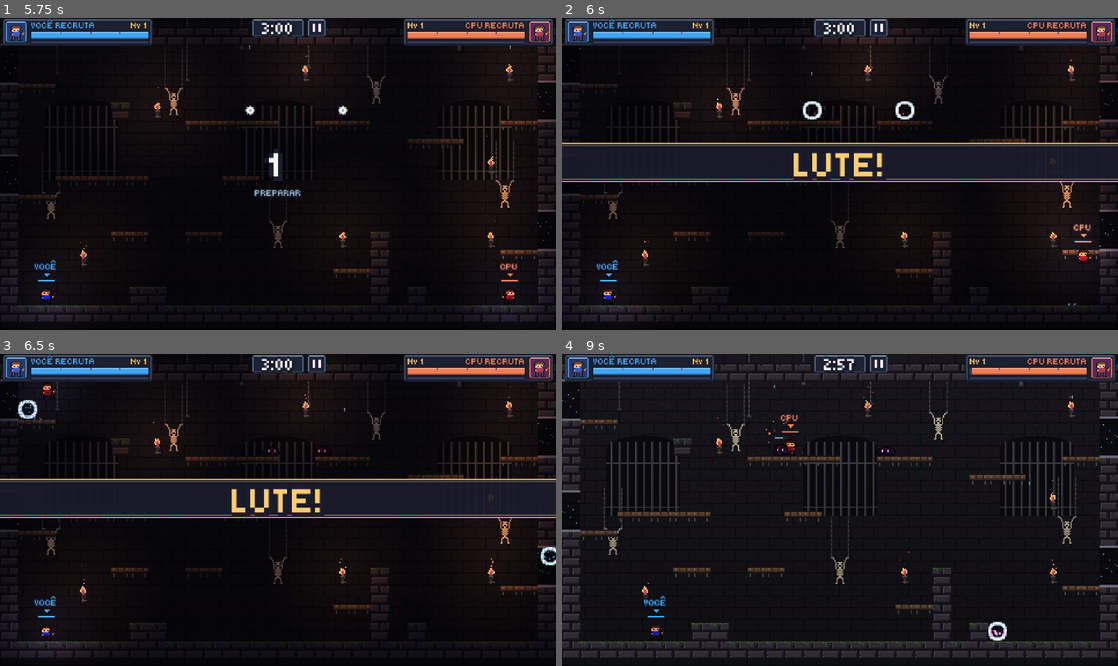
Above: before the commit, frames 1-4 (two rows, left to right).
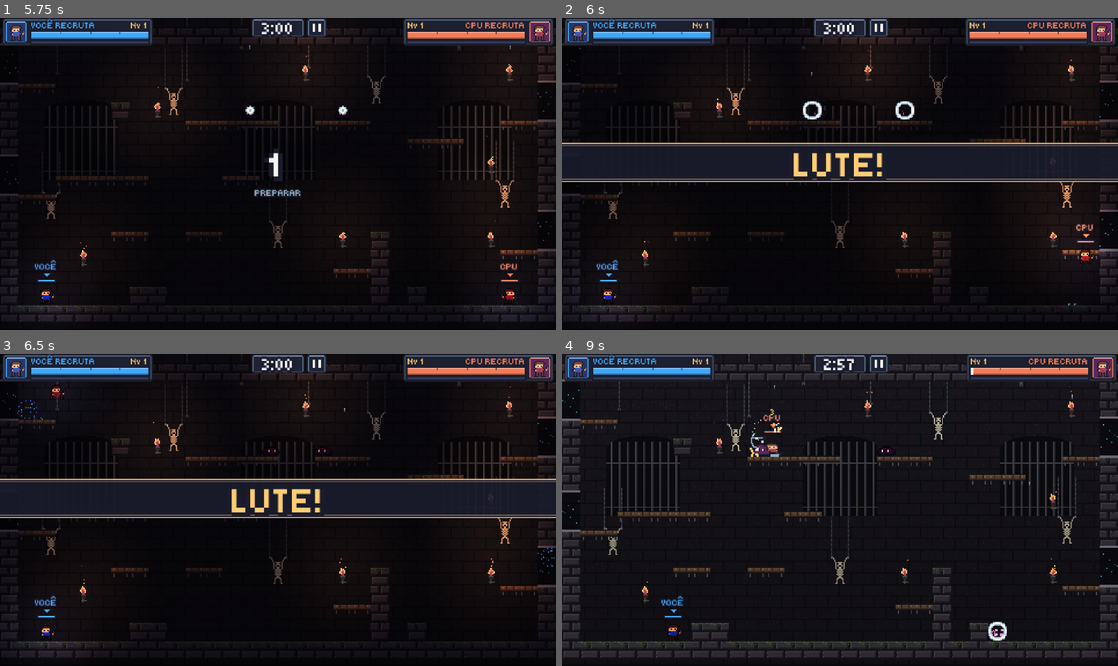
Above: after the commit, the same moments.

Repository: pabllogomez/arena-pixel
Game: Godot game, scene res://scenes/main.tscn
Same seed, same stepped clock (60 frames per second), same inputs: the game is played once before the commit and once after it.
Inputs (mouse positions are in pixels of both pictures, inside the frame that each line leads up to):
- Up to frame 1 (5.75 s): tap Enter at 0.5 s; drag from (278, 174) to (333, 105) at 0.52 s; drag from (166, 189) to (250, 236) at 1.27 s; move the mouse to (333, 105) at 2.02 s; hold A (p1_esquerda) 2.03-2.75 s; tap E (p1_opcao2) at 2.1 s; drag from (250, 236) to (111, 127) at 2.77 s; drag from (278, 174) to (305, 174) at 3.52 s; drag from (111, 127) to (194, 96) at 4.27 s; move the mouse to (305, 174) at 5.02 s; hold D (p1_direita) from 5.03 s (still down); tap Keypad 1 (p2_opcao1) at 5.1 s; click (305, 174) at 5.17 s
- Up to frame 2 (6 s): release D (p1_direita) at 5.75 s; drag from (756, 96) to (728, 189) at 5.77 s
- Up to frame 3 (6.5 s): no input
- Up to frame 4 (9 s): move the mouse to (962, 494) at 6.52 s; hold A (p1_esquerda) 6.53-7.25 s; tap F at 6.6 s; tap Up (p2_pular) at 6.77 s; drag from (728, 525) to (812, 572) at 7.27 s; move the mouse to (895, 441) at 8.02 s; hold D (p1_direita) 8.03-8.75 s; tap I at 8.1 s; drag from (812, 572) to (673, 463) at 8.77 s

Frame 1 is identical in both runs. In frame 2, 0.1% of the frame differs, in the area x 91-96%, y 65-79%; in frame 3, 0.3%; in frame 4, 1.2%, in the area x 14-100%, y 0-92%.

Commit message:
Dinâmica: +25% de movimento, Recruta mais curto, Bola única, PvP +35%
- Velocidade, aceleração e atrito de todas as classes +25% (pulo igual)
- Recruta ganha a classe com 8 XP (4 monstros)
- Cura ao subir de nível: 15% -> 5%
- Bola da troca: uma só, aos 2 min de partida, no topo central; some na Morte Súbita
- Dano PvP x1,35 em tudo (inclusive Recruta e Morte Súbita)
- Testes da dinâmica; teste de rede não depende mais dos valores de XP

Co-Authored-By: Claude Opus 5.5 <noreply@anthropic.com>
Claude-Session: https://claude.ai/code/session_01VZZvi9gFkKcQavBmVKnN35

Diff:
--- a/resources/classes/arqueiro.tres
+++ b/resources/classes/arqueiro.tres
@@ -11,12 +11,12 @@
 nome = "Arqueiro"
 descricao = "Rápido e certeiro. Atira flechas sem parar, mas cada uma fere pouco."
 vida_max = 160.0
-velocidade = 110.0
+velocidade = 138.0
 forca_pulo = 310.0
 tipo_ataque = 0
 dano = 7.5
 alcance = 125.0
 intervalo_ataque = 0.42
 velocidade_projetil = 200.0
-aceleracao = 1500.0
-atrito = 1600.0
+aceleracao = 1875.0
+atrito = 2000.0
--- a/resources/classes/mago.tres
+++ b/resources/classes/mago.tres
@@ -11,7 +11,7 @@
 nome = "Mago"
 descricao = "Frágil e lento. Seus orbes ferem muito mais quanto mais perto acertam."
 vida_max = 150.0
-velocidade = 72.0
+velocidade = 90.0
 forca_pulo = 290.0
 tipo_ataque = 2
 dano = 42.0
@@ -19,5 +19,5 @@
 intervalo_ataque = 1.6
 velocidade_projetil = 125.0
 dano_minimo_magia = 0.25
-aceleracao = 700.0
-atrito = 900.0
+aceleracao = 875.0
+atrito = 1125.0
--- a/resources/classes/orc.tres
+++ b/resources/classes/orc.tres
@@ -11,14 +11,14 @@
 nome = "Orc"
 descricao = "Lento, mas aguenta muito. De perto, cada machadada é devastadora."
 vida_max = 195.0
-velocidade = 52.0
+velocidade = 65.0
 forca_pulo = 300.0
 tipo_ataque = 1
 dano = 11.0
 alcance = 24.0
 intervalo_ataque = 1.1
-aceleracao = 350.0
-atrito = 600.0
+aceleracao = 438.0
+atrito = 750.0
 mult_gravidade = 1.15
 resistencia_empurrao = 0.7
 pouso_pesado = true
--- a/resources/classes/recruta.tres
+++ b/resources/classes/recruta.tres
@@ -11,7 +11,7 @@
 nome = "Recruta"
 descricao = "Todo guerreiro começa assim. Cace monstros para ganhar sua classe no nível 2."
 vida_max = 130.0
-velocidade = 85.0
+velocidade = 106.0
 forca_pulo = 295.0
 tipo_ataque = 1
 dano = 6.0
--- a/resources/classes/rei.tres
+++ b/resources/classes/rei.tres
@@ -11,7 +11,7 @@
 nome = "Rei"
 descricao = "Não luta com as próprias mãos: de tempos em tempos convoca lacaios que caçam sozinhos."
 vida_max = 235.0
-velocidade = 80.0
+velocidade = 100.0
 forca_pulo = 295.0
 tipo_ataque = 3
 dano = 5.0
@@ -20,5 +20,5 @@
 max_lacaios = 3
 vida_lacaio = 34.0
 velocidade_lacaio = 45.0
-aceleracao = 800.0
-atrito = 1000.0
+aceleracao = 1000.0
+atrito = 1250.0
--- a/scripts/classe_dados.gd
+++ b/scripts/classe_dados.gd
@@ -19,9 +19,9 @@
 
 @export_group("Peso")
 ## Quão rápido chega à velocidade máxima (menor = mais pesado).
-@export var aceleracao := 1000.0
+@export var aceleracao := 1250.0
 ## Quão rápido para ao soltar o direcional (menor = escorrega mais).
-@export var atrito := 1200.0
+@export var atrito := 1500.0
 ## Gravidade da classe (maior = cai mais rápido, pulo mais curto).
 @export var mult_gravidade := 1.0
 ## 0 = empurrado normalmente pelos golpes; 1 = não se mexe.
--- a/scripts/lutador.gd
+++ b/scripts/lutador.gd
@@ -10,8 +10,10 @@
 const QUEDA_MAX := 360.0
 const TEMPO_COYOTE := 0.1
 const TEMPO_BUFFER := 0.12
-## XP que o Recruta precisa para ganhar a classe (6 monstros iniciais, de 2 XP)
-const XP_PARA_CLASSE := 11
+## XP que o Recruta precisa para ganhar a classe (4 monstros iniciais, de 2 XP)
+const XP_PARA_CLASSE := 8
+## Fração da vida máxima recuperada ao subir de nível
+const CURA_NIVEL := 0.05
 ## Regeneração fora de combate: depois de REGEN_ESPERA s sem tomar dano,
 ## recupera REGEN_TAXA da vida máxima por segundo.
 const REGEN_ESPERA := 5.0
@@ -619,7 +621,7 @@
 	while xp >= xp_para_proximo():
 		xp -= xp_para_proximo()
 		nivel += 1
-		curar(vida_max * 0.15)
+		curar(vida_max * CURA_NIVEL)
 		Jogo.tocar("nivel")
 		partida.fx("nivel", position)
 		if eh_recruta:
--- a/scripts/partida.gd
+++ b/scripts/partida.gd
@@ -38,6 +38,8 @@
 const MAX_MONSTROS_RECRUTA := 5
 ## Dano entre jogadores (fração do dano normal)
 const PVP_BASE := 0.4
+## Aumento geral do dano PvP (vale para tudo, inclusive Recruta e Morte Súbita)
+const PVP_GERAL := 1.35
 ## Recruta atacando jogador
 const PVP_RECRUTA_ATACA := 0.25
 ## Jogador com classe atacando Recruta
@@ -85,7 +87,9 @@
 # Itens
 const INTERVALO_ITEM := 20.0
 const MAX_ITENS := 2
-const DURACAO_BOLA := 15.0
+## A Bola da troca aparece uma vez, depois deste tempo de partida, no topo
+## central da arena, e fica lá até alguém pegar ou começar a Morte Súbita.
+const MOMENTO_BOLA := 120.0
 var _t_item := 0.0
 var itens_ligados := true  ## (só os testes de equilíbrio desligam)
 ## Momentos (tempo restante, em segundos) em que a Bola aparece; sorteados por partida
@@ -341,7 +345,7 @@
 		m *= PVP_RECRUTA_ATACA
 	elif alvo.eh_recruta:
 		m *= PVP_CONTRA_RECRUTA
-	return m
+	return m * PVP_GERAL
 
 
 # ------------------------------------------------------------------ Classes
@@ -461,6 +465,10 @@
 	tempo_morte_subita = 0.0
 	Jogo.musica_tensa(true)
 	_fechar_portas()
+	# A Bola da troca não sobrevive à Morte Súbita
+	for it in get_tree().get_nodes_in_group("item"):
+		if it.tipo == "bola":
+			it.queue_free()
 	for l in jogadores.values():
 		if l.vivo and l.eh_recruta:
 			sortear_classe(l)
@@ -739,22 +747,12 @@
 
 # ------------------------------------------------------------------ Itens
 
-func _sortear_momentos_bola(rng: RandomNumberGenerator) -> void:
-	## 2 ou 3 aparições da Bola em momentos aleatórios, separados por 30+ s.
+func _sortear_momentos_bola(_rng: RandomNumberGenerator) -> void:
+	## Uma única aparição da Bola, aos MOMENTO_BOLA s de partida (em tempo restante).
 	momentos_bola.clear()
-	var qtd := rng.randi_range(2, 3)
-	for tentativa in 40:
-		if momentos_bola.size() >= qtd:
-			break
-		var t := rng.randf_range(20.0, 140.0)
-		var longe := true
-		for m in momentos_bola:
-			if absf(m - t) < 30.0:
-				longe = false
-		if longe:
-			momentos_bola.append(t)
-	momentos_bola.sort()
-	momentos_bola.reverse()  # do mais cedo (mais tempo restante) para o mais tarde
+	var t := tempo_restante - MOMENTO_BOLA
+	if t > 0.0:
+		momentos_bola.append(t)
 
 
 func _atualizar_itens(delta: float) -> void:
@@ -787,7 +785,11 @@
 	var it := Item.new()
 	it.tipo = tipo
 	if tipo == "bola":
-		it.duracao = DURACAO_BOLA
+		it.duracao = INF  # some só quando alguém pega ou começa a Morte Súbita
+		it.position = _ponto_topo_central() + Vector2(0, -2)
+		entidades.add_child(it)
+		criar_brilho(it.position)
+		return
 	# Nasce longe dos jogadores
 	var pontos: Array = mapa["pontos_monstro"]
 	var pos: Vector2 = pontos.pick_random()
@@ -803,6 +805,22 @@
 	it.position = pos + Vector2(0, -2)
 	entidades.add_child(it)
 	criar_brilho(it.position)
+
+
+func _ponto_topo_central() -> Vector2:
+	## Ponto alcançável (onde nascem monstros) no andar mais alto da arena,
+	## o mais perto possível do centro na horizontal.
+	var pontos: Array = mapa["pontos_monstro"]
+	var topo := INF
+	for p in pontos:
+		topo = minf(topo, (p as Vector2).y)
+	var meio := GeradorArena.LARGURA / 2.0
+	var melhor := Vector2(INF, INF)
+	for p in pontos:
+		var v: Vector2 = p
+		if v.y <= topo + TAM * 2.0 and absf(v.x - meio) < absf(melhor.x - meio):
+			melhor = v
+	return melhor
 
 
 func _pegar_item(it: Item, l: Lutador) -> void:
--- a/tools/teste.gd
+++ b/tools/teste.gd
@@ -30,6 +30,7 @@
 		return
 	_testar_mapas()
 	await _testar_pulos_e_itens()
+	await _testar_dinamica()
 	await _testar_dash()
 	_testar_dash_rede()
 	_testar_mapeamento_controle()
@@ -226,6 +227,44 @@
 	await process_frame
 
 
+func _testar_dinamica() -> void:
+	## Bola única aos 2 min no topo central, que some na Morte Súbita; PvP +35%.
+	var main = load("res://scenes/main.tscn").instantiate()
+	root.add_child(main)
+	await process_frame
+	main._nova_partida({"semente": 31, "tempo": 180.0, "bots": {1: -1, 2: -1}})
+	await process_frame
+	var p = main._atual
+	if p.momentos_bola.size() != 1 or absf(p.momentos_bola[0] - 60.0) > 0.01:
+		_falha("Bola deveria aparecer uma vez com 60 s restantes: %s" % [p.momentos_bola])
+	var pos: Vector2 = p._ponto_topo_central()
+	var topo := INF
+	for q in p.mapa["pontos_monstro"]:
+		topo = minf(topo, (q as Vector2).y)
+	if pos.y > topo + p.TAM * 2.0:
+		_falha("Bola não nasceu no alto da arena (y %.0f, topo %.0f)" % [pos.y, topo])
+	for l in p.jogadores.values():
+		l.eh_recruta = false
+	p._criar_item("bola")
+	var bolas := root.get_tree().get_nodes_in_group("item").filter(func(i): return i.tipo == "bola")
+	if bolas.size() != 1 or bolas[0].position.distance_to(pos) > 4.0:
+		_falha("Bola não apareceu no topo central")
+	p._iniciar_morte_subita()
+	await process_frame
+	if root.get_tree().get_nodes_in_group("item").any(func(i): return is_instance_valid(i) and i.tipo == "bola" and not i.is_queued_for_deletion()):
+		_falha("Bola continuou depois da Morte Súbita")
+	p.morte_subita = false
+	var a = p.jogadores[1]
+	var b = p.jogadores[2]
+	if absf(p.mult_pvp(a, b) - p.PVP_BASE * 1.35) > 0.001:
+		_falha("PvP deveria ser 0,4 x 1,35: %.3f" % p.mult_pvp(a, b))
+	if a.XP_PARA_CLASSE != 8 or a.CURA_NIVEL != 0.05:
+		_falha("Recruta/cura com valores inesperados")
+	print("Dinâmica (Bola, PvP, Recruta): ok")
+	main.queue_free()
+	await process_frame
+
+
 func _testar_dash() -> void:
 	## Dash: desloca bem mais que andar, tem recarga e só um no ar até pousar.
 	var main = load("res://scenes/main.tscn").instantiate()
--- a/tools/teste_rede.gd
+++ b/tools/teste_rede.gd
@@ -57,8 +57,9 @@
 		var p = main._atual
 		await create_timer(8.0).timeout
 		_checar(p.jogadores[2].position.distance_to(p.mapa["inicio"][2]) > 20.0, "comandos do convidado não moveram o P2")
-		p.jogadores[2].ganhar_xp(16)
-		p.jogadores[2].ganhar_xp(12)
+		# Exatamente o XP para ganhar a classe e depois subir um nível (uma escolha)
+		p.jogadores[2].ganhar_xp(p.jogadores[2].xp_para_proximo())
+		p.jogadores[2].ganhar_xp(p.jogadores[2].xp_para_proximo())
 		_checar(await _esperar(func(): return p.jogadores[2].escolhas.is_empty(), 8.0), "escolha de melhoria do convidado não chegou")
 		# Itens: efeito de tamanho no convidado e a Bola voando
 		p.jogadores[2].aplicar_efeito("grande")
